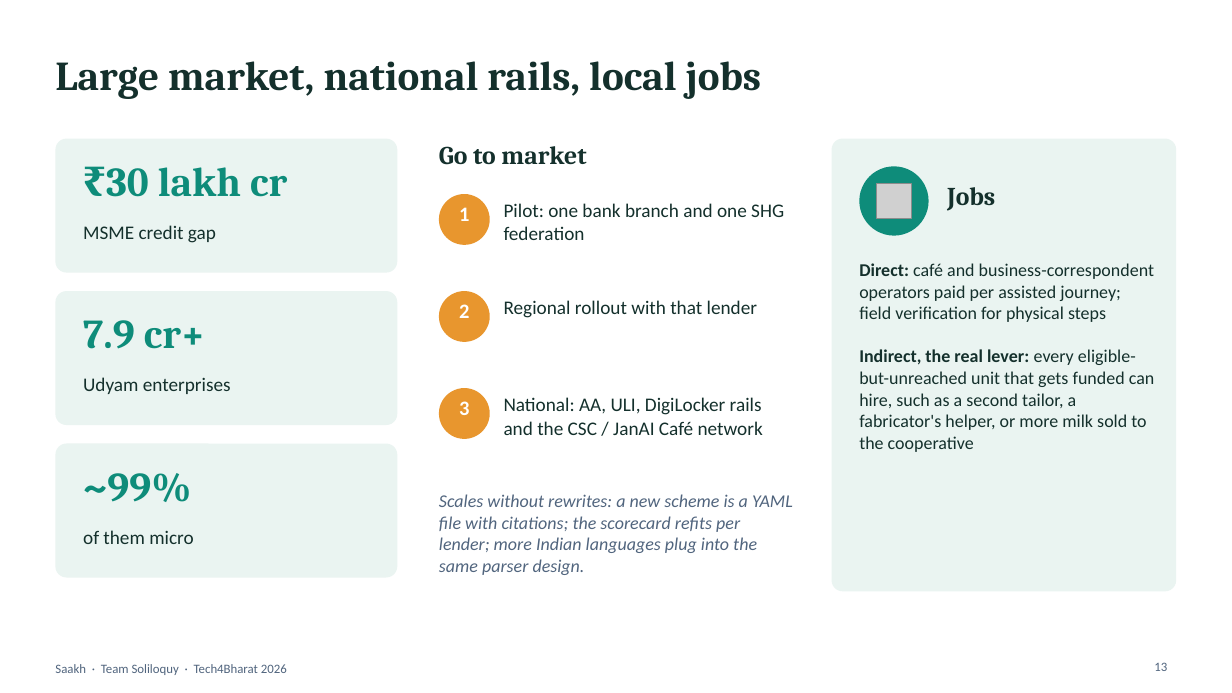
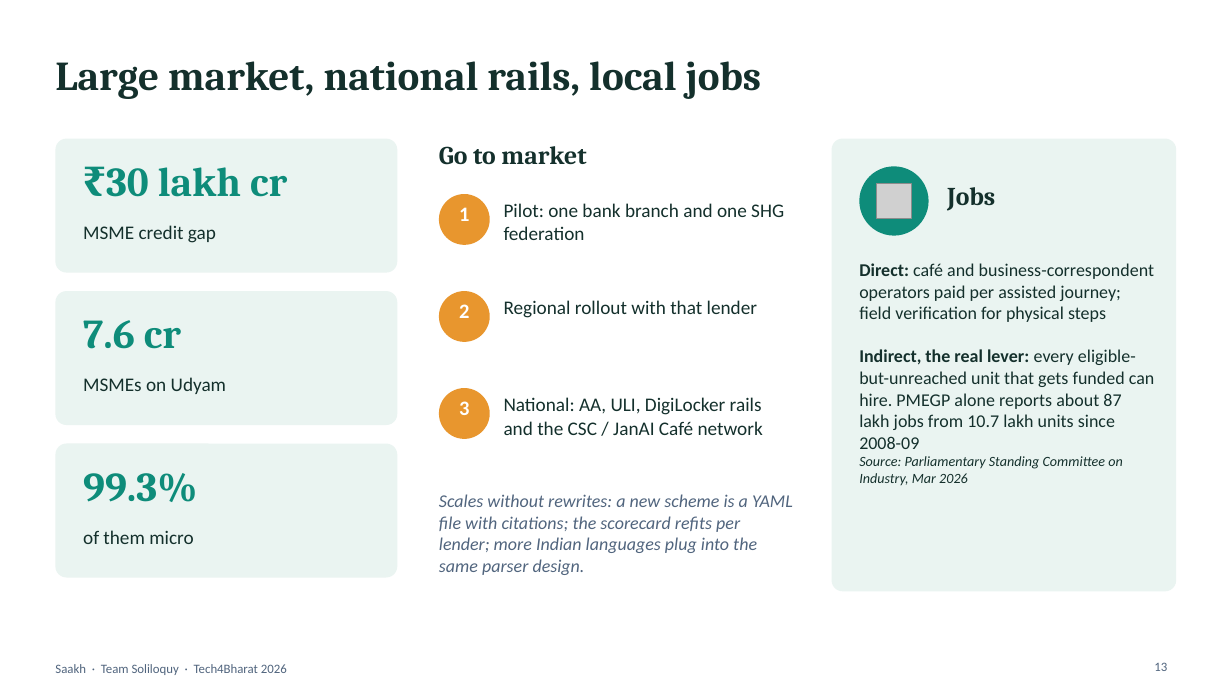
Before and after one commit to sumitmukherjee7/saakh, a slide deck: slide 13 of submission/Saakh_Tech4Bharat_2026.pptx. Drawn at 1232x693 pixels with LibreOffice and Linux fonts; fonts in the diff are those of the drawing; grey boxes stand for pictures. Boxes give left, top, right and bottom in pixels: in the first picture for what was removed or moved away, otherwise in the second. Text is boxed around its words. In the diff, an @@ line names an element or a change of style, - is before the commit and + after.

```diff
--- a/submission/Saakh_Tech4Bharat_2026.pptx
+++ b/submission/Saakh_Tech4Bharat_2026.pptx
@@ text at box(83, 320, 181, 349): text changed @@
-7.9 cr+
+7.6 cr
@@ text at box(859, 349, 1155, 485): text changed @@
-Indirect, the real lever: every eligible-but-unreached unit that gets funded can hire, such as a second tailor, a fabricator's helper, or more milk sold to the cooperative
+Indirect, the real lever: every eligible-but-unreached unit that gets funded can hire. PMEGP alone reports about 87 lakh jobs from 10.7 lakh units since 2008-09
+Source: Parliamentary Standing Committee on Industry, Mar 2026
@@ text at box(83, 377, 226, 394): text changed @@
-Udyam enterprises
+MSMEs on Udyam
@@ text at box(83, 473, 197, 502): text changed @@
-~99%
+99.3%
```
Also in this commit, not shown: 1 other slide changed, 13 other files.
